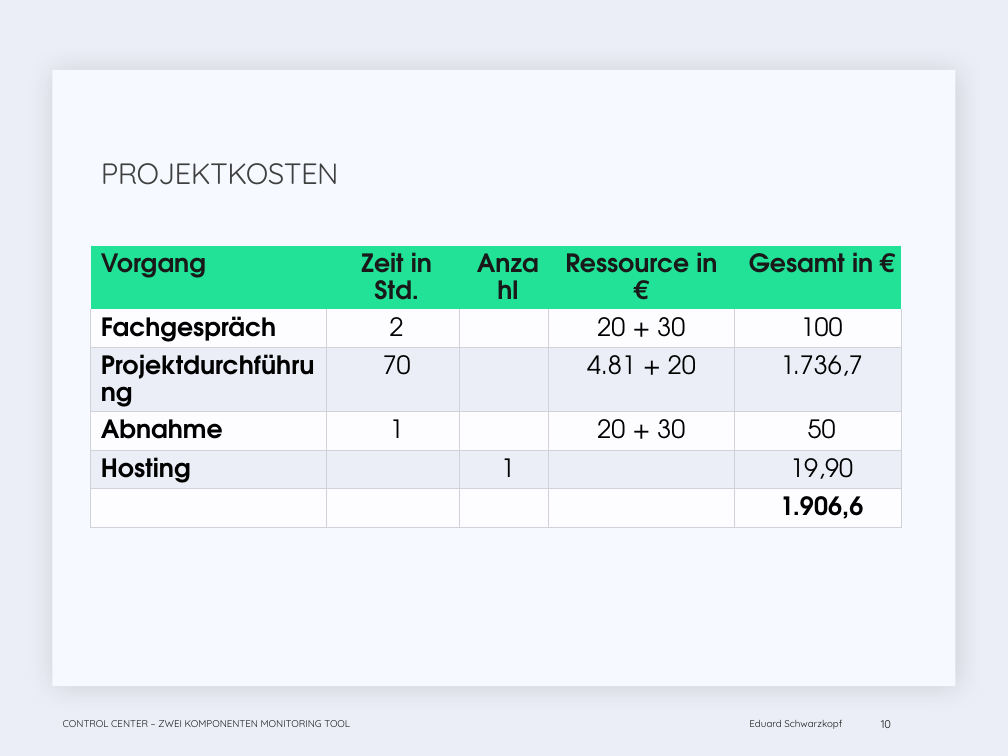
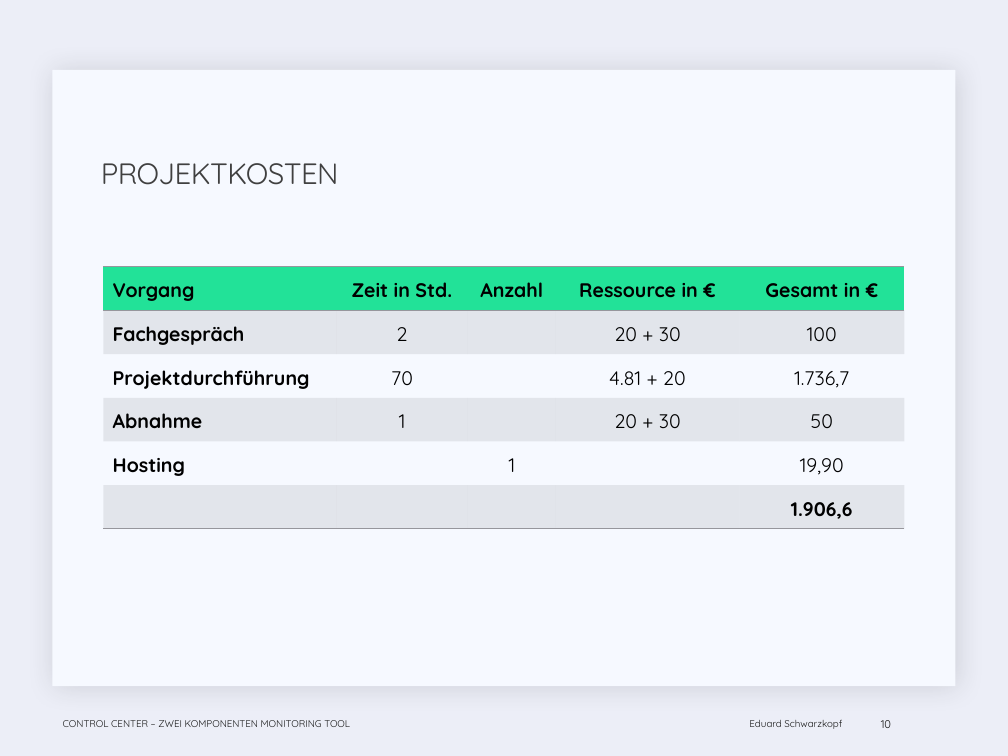
Before and after one commit to EduardSchwarzkopf/Abschlusspr-sentation, a slide deck: slide 10 of Abschluss_präsi.pptx. Drawn at 1008x756 pixels with LibreOffice and Linux fonts; fonts in the diff are those of the drawing; background and template pictures are left out. Boxes give left, top, right and bottom in pixels: in the first picture for what was removed or moved away, otherwise in the second. Text is boxed around its words. In the diff, an @@ line names an element or a change of style, - is before the commit and + after.

```diff
--- a/Abschluss_präsi.pptx
+++ b/Abschluss_präsi.pptx
@@ table at [104,267,905,529] @@
@@ fill #FDFEFF to #96969C at 20% opacity in 15 cells @@
@@ fill #ECEEF7 to none in 7 cells @@
@@ size 18 to 14 pt, font TeX Gyre Adventor to Quicksand @@
@@ text colour #191919 to #000000 in "Vorgang", "Zeit in Std.", "Anzahl", "Ressource in €" and 1 more places @@
@@ more space between paragraphs @@
@@ borders changed @@
@@ table: place and size @@
-table at [91,246,901,527]
+table at [104,267,905,529]
```
Also in this commit, not shown: 11 other slides changed, 1 slide added.
